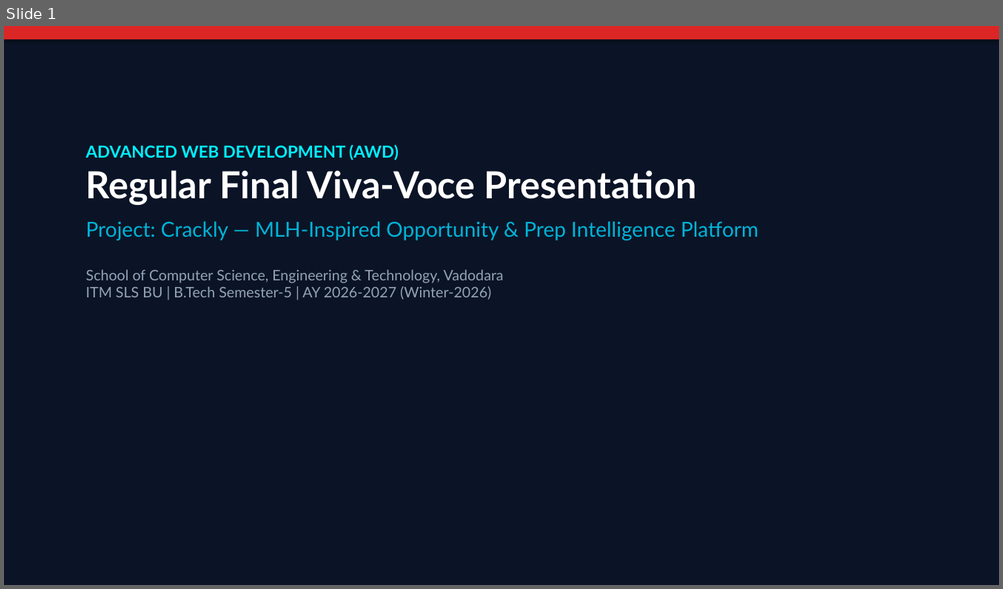
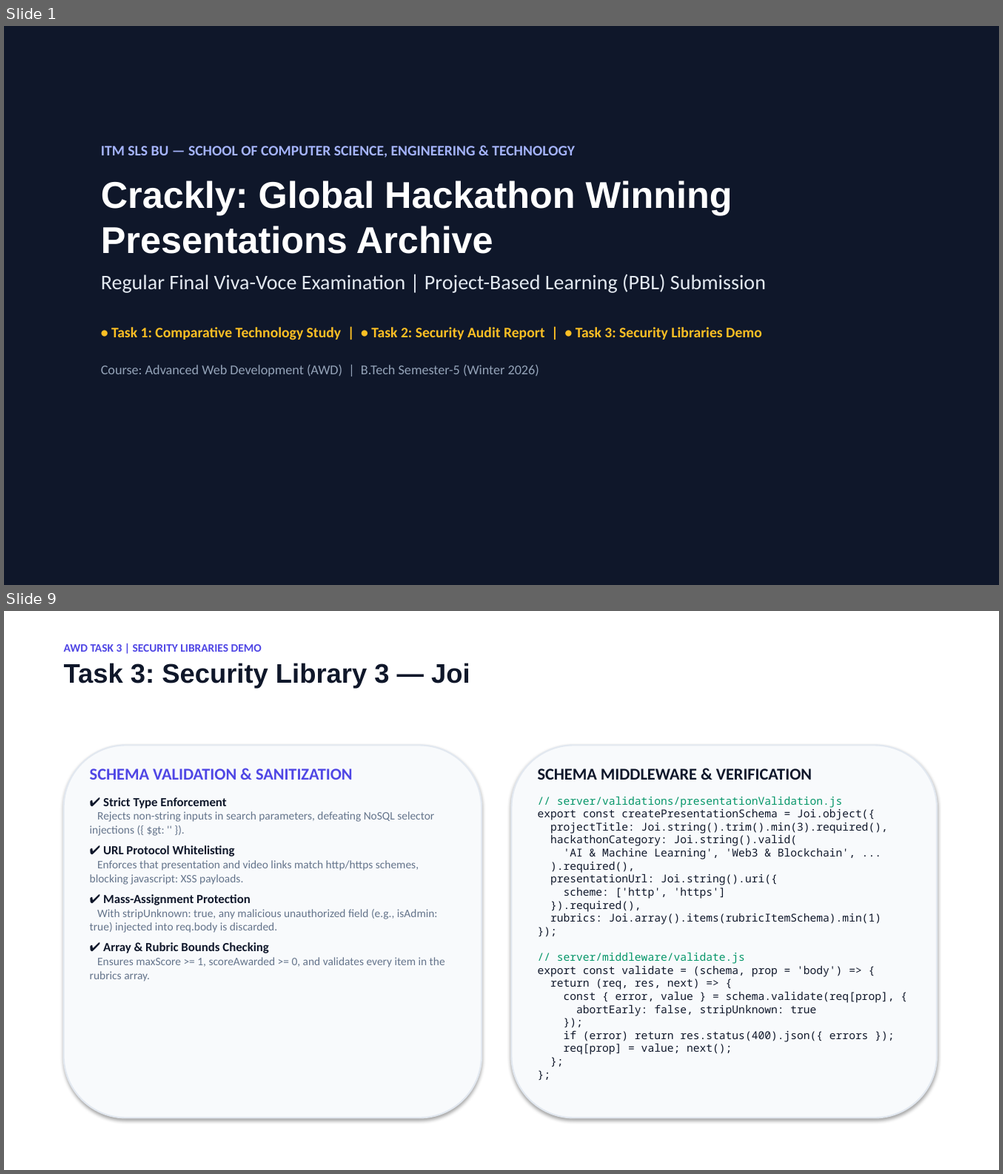
Before and after one commit to ToshalTrivedi/AWD_Project-, a slide deck: docs/AWD_Final_Viva_Presentation_Crackly.pptx. Shown one above the other, each under a label of ours: slide 1 before the commit, slides 1 and 9 after it; the slides between them are not shown. The pictures are 1003x589 and 1003x1174 pixels, drawn with LibreOffice and Linux fonts; fonts in the diff are those of the drawing. Boxes give left, top, right and bottom in pixels: in the first picture for what was removed or moved away, otherwise in the second. Text is boxed around its words. In the diff, an @@ line names an element or a change of style, - is before the commit and + after.

Commit message:
feat(crackly): streamline codebase, update brand favicon, and add AWD viva-voce deliverables (PPT, reports, test suite)

```diff
--- a/docs/AWD_Final_Viva_Presentation_Crackly.pptx
+++ b/docs/AWD_Final_Viva_Presentation_Crackly.pptx
@@ slide 9 added at (4, 611, 999, 1170), background #FFFFFF @@
@@ text added at (64, 644, 470, 689), 11 pt, text #4F46E5, bold @@
+AWD TASK 3 | SECURITY LIBRARIES DEMO
+Task 3: Security Library 3 — Joi
@@ rounded rectangle added at (64, 745, 481, 1119), fill #F8FAFC, outline #E2E8F0 1.5 pt @@
@@ rounded rectangle added at (512, 745, 936, 1119), fill #F8FAFC, outline #E2E8F0 1.5 pt @@
@@ text added at (90, 769, 445, 982), 11 pt, text #64748B @@
+SCHEMA VALIDATION & SANITIZATION
+✔ Strict Type Enforcement
+Rejects non-string inputs in search parameters, defeating NoSQL selector injections ({ $gt: '' }).
+✔ URL Protocol Whitelisting
+Enforces that presentation and video links match http/https schemes, blocking javascript: XSS payloads.
+✔ Mass-Assignment Protection
+With stripUnknown: true, any malicious unauthorized field (e.g., isAdmin: true) injected into req.body is discarded.
+✔ Array & Rubric Bounds Checking
+Ensures maxScore >= 1, scoreAwarded >= 0, and validates every item in the rubrics array.
@@ text added at (538, 769, 894, 1055), 10.5 pt, text #0F172A @@
+SCHEMA MIDDLEWARE & VERIFICATION
+// server/validations/presentationValidation.js
+export const createPresentationSchema = Joi.object({
+projectTitle: Joi.string().trim().min(3).required(),
+hackathonCategory: Joi.string().valid(
+'AI & Machine Learning', 'Web3 & Blockchain', ...
+).required(),
+presentationUrl: Joi.string().uri({
+scheme: ['http', 'https']
+}).required(),
+rubrics: Joi.array().items(rubricItemSchema).min(1)
+});
+// server/middleware/validate.js
+export const validate = (schema, prop = 'body') => {
+return (req, res, next) => {
+const { error, value } = schema.validate(req[prop], {
+abortEarly: false, stripUnknown: true
+});
+if (error) return res.status(400).json({ errors });
+req[prop] = value; next();
+};
+};
@@ slide 1 changed as well @@
@@ rectangle at (4, 26, 999, 585): fill #0B1426 to #0F172A @@
@@ rectangle removed at (4, 26, 999, 39) @@
@@ text at (101, 146, 765, 377): text changed; font Lato to Calibri; text colour #94A3B8 to #FBBF24; bold on @@
-ADVANCED WEB DEVELOPMENT (AWD)
-Regular Final Viva-Voce Presentation
-Project: Crackly — MLH-Inspired Opportunity & Prep Intelligence Platform
-School of Computer Science, Engineering & Technology, Vadodara
-ITM SLS BU | B.Tech Semester-5 | AY 2026-2027 (Winter-2026)
+ITM SLS BU — SCHOOL OF COMPUTER SCIENCE, ENGINEERING & TECHNOLOGY
+Crackly: Global Hackathon Winning Presentations Archive
+Regular Final Viva-Voce Examination | Project-Based Learning (PBL) Submission
+• Task 1: Comparative Technology Study | • Task 2: Security Audit Report | • Task 3: Security Libraries Demo
+Course: Advanced Web Development (AWD) | B.Tech Semester-5 (Winter 2026)
```
Also in this commit, not shown: 8 other slides added, 12 slides removed, 49 other files.
